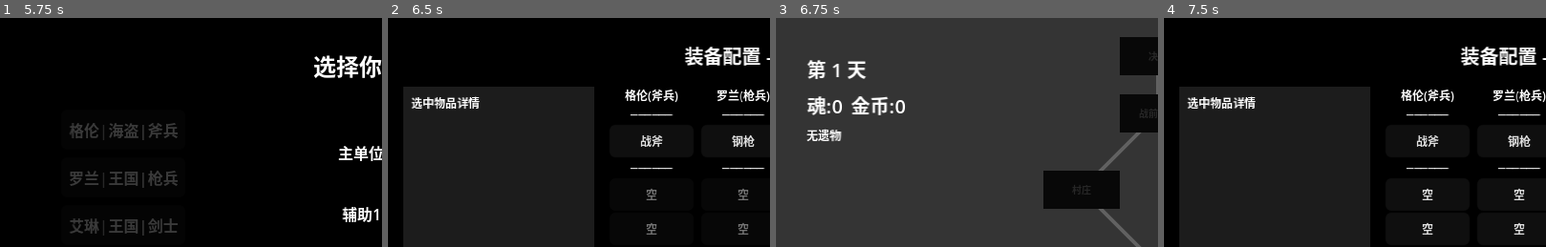
Above: before the commit, frames 1-4 (left to right).
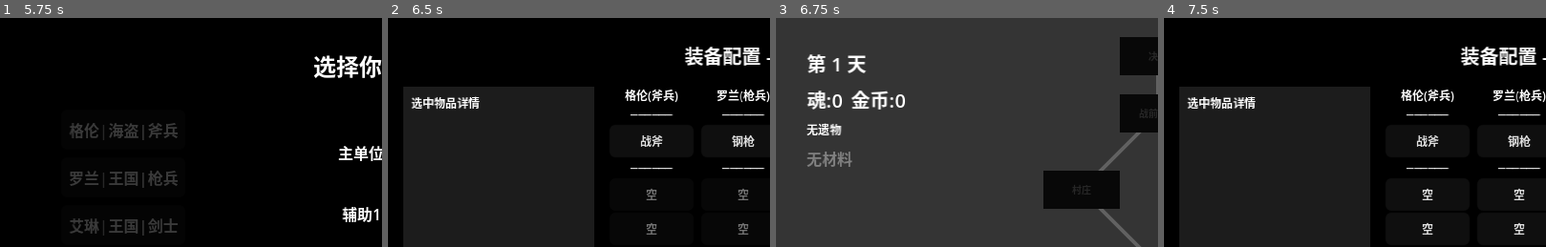
Above: after the commit, the same moments.

Repository: ZhuXilin/Dev_Project_260730
Game: Godot game, scene res://content/scenes/ui/MainMenu.tscn
Same seed, same stepped clock (60 frames per second), same inputs: the game is played once before the commit and once after it. Sound files missing from this copy of the repository are replaced by a short silence.
Inputs:
- Up to frame 1 (5.75 s): click "继续游戏" at 0.5 s; click "新建游戏" at 1.25 s; click "新游戏" at 2 s; click "出战" at 2.75 s; click "格伦|海盗|斧兵" at 3.5 s; click "罗兰|王国|枪兵" at 4.25 s; click "艾琳|王国|剑士" at 5 s
- Up to frame 2 (6.5 s): click "确认" at 5.75 s
- Up to frame 3 (6.75 s): click "出发" at 6.5 s
- Up to frame 4 (7.5 s): click "装备配置" at 7.25 s
The pictures show only the part of the screen within x 0-50%, y 0-50%; the shares and areas given below are measured in that part.

Frames 1-2 are identical in both runs. In frame 3, 2.9% of the frame differs, in the area x 8-34%, y 15-65%; in frame 4, nothing differs.

Commit message:
Material system WIP

Diff:
--- a/content/scenes/ui/MapScene.tscn
+++ b/content/scenes/ui/MapScene.tscn
@@ -50,6 +50,10 @@
 
 [node name="RelicContainer" type="HBoxContainer" parent="TopBar" unique_id=1650518971]
 layout_mode = 2
+
+[node name="MaterialsContainer" type="HBoxContainer" parent="TopBar" unique_id=999999999]
+layout_mode = 2
+theme_override_constants/separation = 8
 
 [node name="NodeContainer" type="Node2D" parent="." unique_id=1041771305]
 position = Vector2(40, 0)
--- a/function/global/EconomyManager.gd
+++ b/function/global/EconomyManager.gd
@@ -10,10 +10,10 @@
 
 # ---- 材料奖励配置 ----
 const REWARD_MATERIALS = {
+	MapNode.NodeType.START: { "粗铁": 1 },
 	MapNode.NodeType.NORMAL: { "粗铁": 2 },
 	MapNode.NodeType.ELITE: { "精钢": 1 },
 	MapNode.NodeType.BOSS: { "秘银": 1 },
-	MapNode.NodeType.START: {},      # 无材料
 }
 
 # ---- Boss奖励 ----
--- a/function/global/GameState.gd
+++ b/function/global/GameState.gd
@@ -96,7 +96,7 @@
 	should_advance_day = false
 	current_map_data = null
 	last_selected_node_type = -1
-	# 保留 party 不变（由 initialize_party 重新设置）
+	should_advance_day = false
 
 func start_new_cycle():
 	temp_soul = 0
--- a/function/global/SaveManager.gd
+++ b/function/global/SaveManager.gd
@@ -175,6 +175,9 @@
 	save.save_time = Time.get_unix_time_from_system()
 	save.checksum = save.compute_checksum()
 
+	save.should_advance_day = GameState.should_advance_day
+	save.current_node_type = GameState.current_map_data.node_type if GameState.current_map_data else 0
+
 	print("存档构建完成")
 	return save
 
@@ -201,6 +204,7 @@
 	GameState.interrupt_state = save.interrupt_state
 	GameState.battlefield_data = save.battlefield_data
 	GameState.current_faction = save.current_faction
+	GameState.should_advance_day = save.should_advance_day
 
 	# ---- 地图进度 ----
 	GameState.visited_nodes.clear()
--- a/function/resource/SaveData.gd
+++ b/function/resource/SaveData.gd
@@ -77,6 +77,8 @@
 @export var highest_cleared_difficulty: int = 0
 @export var unlocked_talents: Array = []   # 已解锁词条ID列表
 @export var party_talents: Array = []      # 单位词条装备 [{"unit_name": "剑士", "talents": ["crit"]}]
+@export var should_advance_day: bool = false
+@export var current_node_type: int = 0   # 当前地图节点类型
 
 func compute_checksum() -> String:
 	var data = {
--- a/function/script/Battlefield.gd
+++ b/function/script/Battlefield.gd
@@ -299,6 +299,7 @@
 
 	# ---- 更新遗物常驻显示 ----
 	_update_relic_icons()
+	_victory_processed = false
 	print("Battlefield _ready 完成")
 
 func _exit_tree():
@@ -1388,17 +1389,27 @@
 func _on_request_show_info(unit: Unit):
 	var terrain_type: int
 	var terrain_name: String
+	var def_bonus: int
+	var magic_def_bonus: int
+	var avoid_bonus: int
 	var display_text: String
 
 	if unit == null:
-		# ... 地形显示保持不变 ...
-		pass
+		# ---- 地形信息显示 ----
+		var mouse_pos = get_global_mouse_position()
+		var cell = world_to_grid(mouse_pos)
+		terrain_type = TerrainManager.get_terrain(cell)
+		terrain_name = TerrainManager.get_terrain_name(terrain_type)
+		def_bonus = TerrainManager.TERRAIN_DATA[terrain_type]["def_bonus"]
+		magic_def_bonus = TerrainManager.TERRAIN_DATA[terrain_type]["magic_defense_bonus"]
+		avoid_bonus = TerrainManager.TERRAIN_DATA[terrain_type]["avoid_bonus"]
+		display_text = "地形: " + terrain_name + "\n防御+" + str(def_bonus) + " 魔防+" + str(magic_def_bonus) + " 回避+" + str(avoid_bonus)
 	else:
 		if not is_instance_valid(unit):
 			return
 		var lines = []
 
-		# ---- 修改：显示中文单位类型 ----
+		# ---- 显示中文单位类型 ----
 		var display_name = unit.unit_stats.display_name if unit.unit_stats.display_name != "" else unit.unit_stats.unit_name
 		var type_name = UnitDataManager.get_unit_type_display_name(unit.unit_stats.unit_name)
 		lines.append(display_name + "|" + unit.unit_stats.faction + "|" + type_name)
--- a/function/script/EquipmentConfig.gd
+++ b/function/script/EquipmentConfig.gd
@@ -587,24 +587,23 @@
 	var targets = _get_all_target_controls()
 	_target_states.clear()
 
+	var is_talent_drag = _drag_meta.has("talent_id") and _drag_meta["talent_id"] != ""
+	var is_talent_library_drag = _drag_meta.get("slot_type", "") == "library_talent"
+
 	for target in targets:
 		if not _target_states.has(target):
 			_target_states[target] = target.modulate
 
+		# ---- 如果是特技拖拽，丢弃区始终不可用 ----
+		if (is_talent_drag or is_talent_library_drag) and target == discard_zone:
+			target.modulate = Color(0.4, 0.4, 0.4, 0.5)
+			continue
+
 		var is_valid = _is_valid_drop(_drag_meta, target)
-
-		# 如果拖拽的是特技，且目标无效，显示红色提示
-		if _drag_meta.has("talent_id") and _drag_meta["talent_id"] != "":
-			if target.get_meta("slot_type", "") == "talent":
-				if not is_valid:
-					target.modulate = Color(1.0, 0.3, 0.3, 1.0)   # 红色表示不可用
-				else:
-					target.modulate = Color(0.3, 1.0, 0.3, 1.0)   # 绿色表示可用
+		if is_valid:
+			target.modulate = Color.WHITE
 		else:
-			if is_valid:
-				target.modulate = Color.WHITE
-			else:
-				target.modulate = Color(0.4, 0.4, 0.4, 1.0)
+			target.modulate = Color(0.4, 0.4, 0.4, 1.0)
 
 func _reset_targets_visuals():
 	for target in _target_states.keys():
@@ -829,7 +828,7 @@
 		if not Globals.is_talent_unlocked(talent_id):
 			return
 
-		# 唯一性检查
+		# ---- 唯一性检查 ----
 		if _is_talent_already_equipped(talent_id, unit_idx, slot_idx):
 			var equipped_unit = _get_unit_with_talent(talent_id)
 			Globals.show_confirm(
@@ -851,6 +850,7 @@
 		_refresh_after_talent_change()
 		return
 
+	# ===== 特技互换（修复核心） =====
 	if source_type == "talent" and target_type == "talent":
 		var src_unit = data.get("unit_idx", -1)
 		var src_slot = data.get("slot_idx", -1)
@@ -859,13 +859,20 @@
 		if src_unit == -1 or tgt_unit == -1:
 			return
 
-		# ---- 获取源特技ID ----
-		var src_talent_id = ""
-		if party[src_unit].talent_slots[src_slot]:
-			src_talent_id = party[src_unit].talent_slots[src_slot].talent_id
-
-		# ---- 检查目标特技是否已被其他单位装备（源单位要移除，但目标单位要装备） ----
-		if src_talent_id != "":
+		# ---- 获取源特技和目标特技 ----
+		var src_inst = party[src_unit].talent_slots[src_slot]
+		var tgt_inst = party[tgt_unit].talent_slots[tgt_slot]
+
+		var src_talent_id = src_inst.talent_id if src_inst and src_inst.is_active else ""
+		var tgt_talent_id = tgt_inst.talent_id if tgt_inst and tgt_inst.is_active else ""
+
+		# ---- 如果两个都是空，不做任何事 ----
+		if src_talent_id == "" and tgt_talent_id == "":
+			return
+
+		# ---- 如果目标为空（单向移动） ----
+		if tgt_talent_id == "":
+			# 检查源特技是否已被其他单位装备（排除目标单位）
 			if _is_talent_already_equipped(src_talent_id, tgt_unit, tgt_slot):
 				var equipped_unit = _get_unit_with_talent(src_talent_id)
 				Globals.show_confirm(
@@ -878,11 +885,68 @@
 					false
 				)
 				return
-
-		# ---- 执行交换（只声明一次 temp_talent） ----
-		var temp_talent = party[src_unit].talent_slots[src_slot]
+			# 执行移动
+			party[tgt_unit].talent_slots[tgt_slot] = src_inst
+			party[src_unit].talent_slots[src_slot] = null
+			_sync_all()
+			_refresh_after_talent_change()
+			return
+
+		# ---- 如果源为空（目标有特技，源为空）----
+		if src_talent_id == "" and tgt_talent_id != "":
+			# 检查目标特技是否已被其他单位装备（排除源单位）
+			if _is_talent_already_equipped(tgt_talent_id, src_unit, src_slot):
+				var equipped_unit = _get_unit_with_talent(tgt_talent_id)
+				Globals.show_confirm(
+					self,
+					"特技已被 %s 装备，不可重复装备" % equipped_unit,
+					"确定",
+					"",
+					func(): pass,
+					func(): pass,
+					false
+				)
+				return
+			# 执行移动
+			party[src_unit].talent_slots[src_slot] = tgt_inst
+			party[tgt_unit].talent_slots[tgt_slot] = null
+			_sync_all()
+			_refresh_after_talent_change()
+			return
+
+		# ---- 互换（双方都有特技） ----
+		# 检查目标特技是否已被其他单位装备（排除源单位）
+		if _is_talent_already_equipped(tgt_talent_id, src_unit, src_slot):
+			var equipped_unit = _get_unit_with_talent(tgt_talent_id)
+			Globals.show_confirm(
+				self,
+				"特技已被 %s 装备，不可重复装备" % equipped_unit,
+				"确定",
+				"",
+				func(): pass,
+				func(): pass,
+				false
+			)
+			return
+
+		# 检查源特技是否已被其他单位装备（排除目标单位）
+		if _is_talent_already_equipped(src_talent_id, tgt_unit, tgt_slot):
+			var equipped_unit = _get_unit_with_talent(src_talent_id)
+			Globals.show_confirm(
+				self,
+				"特技已被 %s 装备，不可重复装备" % equipped_unit,
+				"确定",
+				"",
+				func(): pass,
+				func(): pass,
+				false
+			)
+			return
+
+		# ---- 执行互换 ----
+		var temp_talent_swap = party[src_unit].talent_slots[src_slot]
 		party[src_unit].talent_slots[src_slot] = party[tgt_unit].talent_slots[tgt_slot]
-		party[tgt_unit].talent_slots[tgt_slot] = temp_talent
+		party[tgt_unit].talent_slots[tgt_slot] = temp_talent_swap
 		_sync_all()
 		_refresh_after_talent_change()
 		return
@@ -1365,27 +1429,51 @@
 		child.queue_free()
 
 func _check_talent_compatibility(data: Dictionary, target: Control) -> bool:
+	var source_type = data.get("slot_type", "")
 	var talent_id = data.get("talent_id", "")
 	if talent_id == "":
 		return false
 
 	var target_unit_idx = target.get_meta("unit_idx", -1)
+	var target_slot_idx = target.get_meta("slot_idx", -1)
 	if target_unit_idx == -1:
 		return false
 
 	var target_unit = party[target_unit_idx]
 	var unit_name = target_unit.unit_name
 
-	# 1. 检查单位类型兼容性
+	# ---- 1. 检查单位类型兼容性 ----
 	if not TalentManager.is_talent_compatible_with_unit(talent_id, unit_name):
 		return false
 
-	# 2. 检查词条唯一性（是否已被其他单位装备）
-	var target_slot_idx = target.get_meta("slot_idx", -1)
-	if _is_talent_already_equipped(talent_id, target_unit_idx, target_slot_idx):
-		var equipped_unit = _get_unit_with_talent(talent_id)
-		print("词条已被 %s 装备，不可重复装备" % equipped_unit)
-		return false
+	# ---- 2. 唯一性检查 ----
+	# 如果是从特技库拖拽到槽位（单向装备）
+	if source_type == "library_talent":
+		# 检查该特技是否已被任何单位装备
+		if _is_talent_already_equipped(talent_id, -1, -1):
+			return false
+
+	# 如果是从特技槽拖拽到特技槽（互换或移动）
+	elif source_type == "talent":
+		# 获取源单位信息
+		var src_unit_idx = data.get("unit_idx", -1)
+		var src_slot_idx = data.get("slot_idx", -1)
+
+		# 获取目标槽已有的特技
+		var tgt_inst = party[target_unit_idx].talent_slots[target_slot_idx]
+		var tgt_talent_id = tgt_inst.talent_id if tgt_inst and tgt_inst.is_active else ""
+
+		# 如果目标槽为空（单向移动）：检查源特技是否已被其他单位装备（排除目标单位）
+		if tgt_talent_id == "":
+			if _is_talent_already_equipped(talent_id, target_unit_idx, target_slot_idx):
+				return false
+		else:
+			# 互换场景：检查目标特技是否唯一（排除源单位）
+			if _is_talent_already_equipped(tgt_talent_id, src_unit_idx, src_slot_idx):
+				return false
+			# 检查源特技是否唯一（排除目标单位）
+			if _is_talent_already_equipped(talent_id, target_unit_idx, target_slot_idx):
+				return false
 
 	return true
 
--- a/function/script/MapScene.gd
+++ b/function/script/MapScene.gd
@@ -19,6 +19,7 @@
 @onready var interrupt_btn = $BottomBar/InterruptButton
 @onready var abandon_btn = $BottomBar/AbandonButton
 @onready var relic_container = $TopBar/RelicContainer
+@onready var materials_container = $TopBar/MaterialsContainer
 
 const EquipmentConfig = preload("res://function/script/EquipmentConfig.gd")
 
@@ -160,6 +161,40 @@
 	if gold_label:
 		gold_label.text = "金币:" + str(EconomyManager.get_temp_gold())
 	_update_relic_display()
+	_update_materials_display()
+
+func _update_materials_display():
+	for child in materials_container.get_children():
+		child.queue_free()
+
+	var materials = GameState.get_all_materials()
+	var has_material = false
+	for material_name in materials:
+		var count = materials[material_name]
+		if count > 0:
+			has_material = true
+			var label = Label.new()
+			label.text = material_name + ":" + str(count)
+			label.add_theme_font_size_override("font_size", 8)
+			var color = _get_material_color(material_name)
+			if color:
+				label.add_theme_color_override("font_color", color)
+			materials_container.add_child(label)
+
+	if not has_material:
+		var label = Label.new()
+		label.text = "无材料"
+		label.add_theme_font_size_override("font_size", 8)
+		label.modulate = Color(0.5, 0.5, 0.5)
+		materials_container.add_child(label)
+
+func _get_material_color(material_name: String) -> Color:
+	match material_name:
+		"粗铁": return Color(0.7, 0.6, 0.5)
+		"精钢": return Color(0.5, 0.7, 0.8)
+		"秘银": return Color(0.3, 0.8, 0.7)
+		"龙鳞": return Color(0.8, 0.6, 0.1)
+		_: return Color.WHITE
 
 # ---- 兜底：确保默认遗物存在 ----
 func _ensure_default_relics():
--- a/function/script/RewardSummaryUI.gd
+++ b/function/script/RewardSummaryUI.gd
@@ -20,7 +20,7 @@
 	# ---- 如果没有获得任何物品 ----
 	if items.is_empty():
 		var label = Label.new()
-		label.text = "没有获得物品"
+		label.text = "没有获得材料"
 		label.add_theme_font_size_override("font_size", 8)
 		label.horizontal_alignment = HORIZONTAL_ALIGNMENT_CENTER
 		material_list_container.add_child(label)
